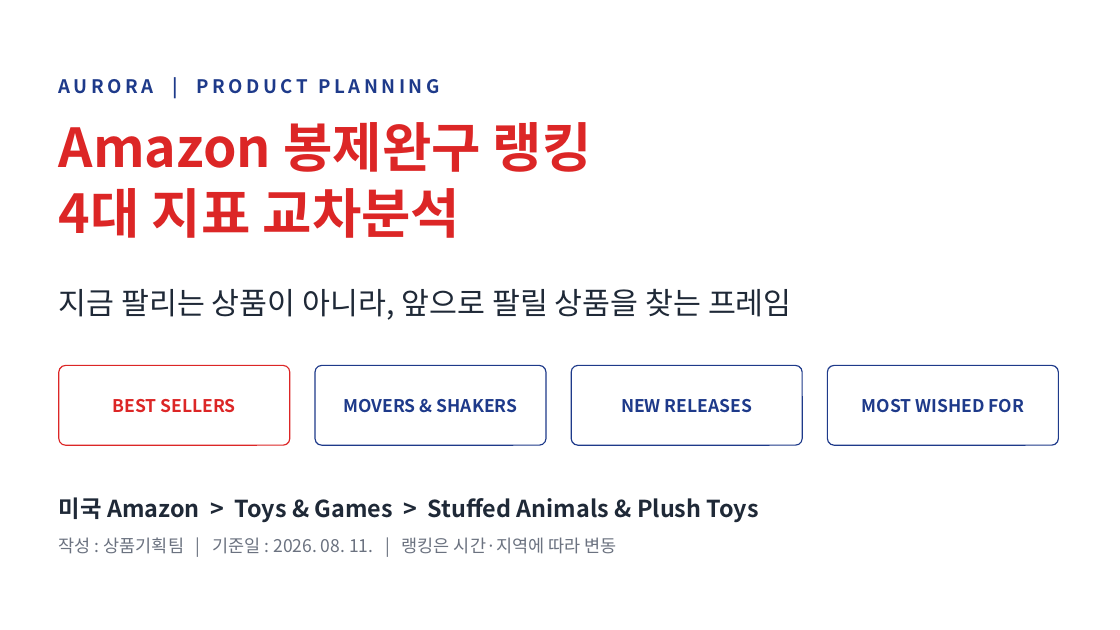
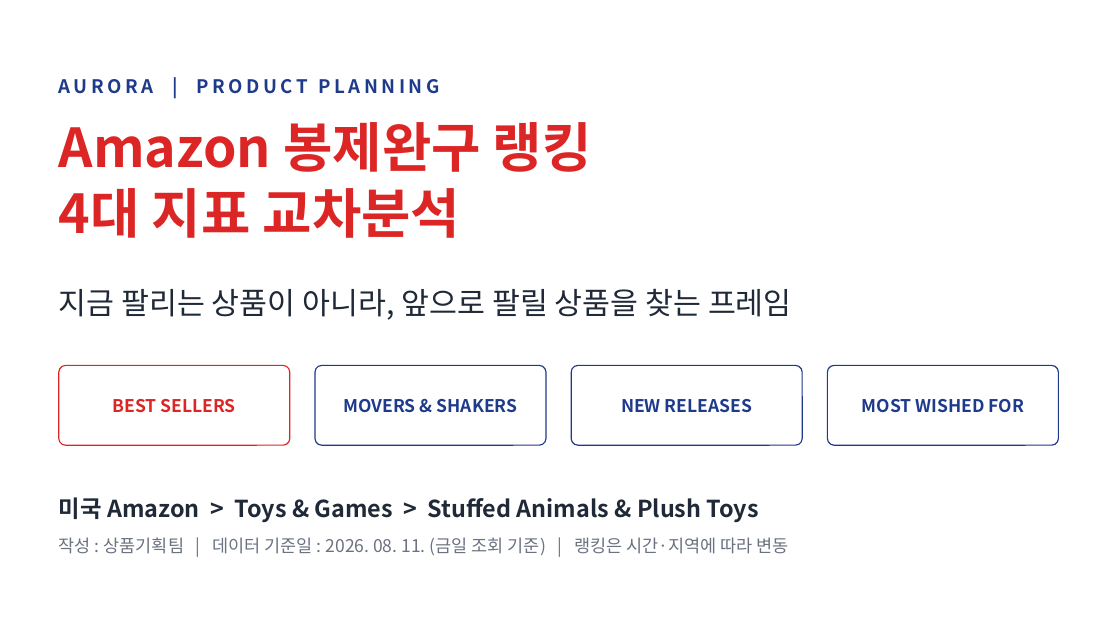
Before and after one commit to JOHENRIM/notion, a slide deck: slide 1 of reports/Aurora_Amazon_Plush_Ranking_Analysis.pptx. Drawn at 1120x630 pixels with LibreOffice and Linux fonts; fonts in the diff are those of the drawing. Boxes give left, top, right and bottom in pixels: in the first picture for what was removed or moved away, otherwise in the second. Text is boxed around its words. In the diff, an @@ line names an element or a change of style, - is before the commit and + after.

```diff
--- a/reports/Aurora_Amazon_Plush_Ranking_Analysis.pptx
+++ b/reports/Aurora_Amazon_Plush_Ranking_Analysis.pptx
@@ text at <box>59,537,789,555</box>: text changed @@
-작성 : 상품기획팀 | 기준일 : 2026. 08. 11. | 랭킹은 시간·지역에 따라 변동
+작성 : 상품기획팀 | 데이터 기준일 : 2026. 08. 11. (금일 조회 기준) | 랭킹은 시간·지역에 따라 변동
```
Also in this commit, not shown: 8 other slides changed, 1 other file.
